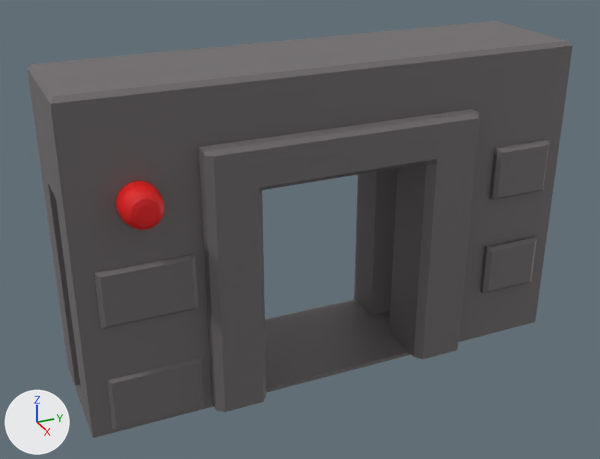
One commit to the FBX model Content/Assets/Geometry/Mesh/Gate_main_wall.fbx: the scene before it, then after it.
Both versions are drawn from a 50 mm lens placed at (5.59, -2.63, 3.91), pointed at (0.08, -0.16, 1.15). Arrows for +X, +Y and +Z are at lower left; the lights stay in place. Where no turn or scale is listed for an object, it has been applied to the vertices.

Before the edit, the objects in view are built like this:
```python
me_cube_009 = bpy.data.meshes.new('Cube.009')
me_cube_009.from_pydata(...)  # 702 vertices, 664 faces; spans x -0.5..0.7, y -2.0..2.0, z 0.0..2.54
# faces by material slot: [534, 130]
me_cube_009.materials.append(mat_walls)  # dark grey #6e6a6b
me_cube_009.materials.append(mat_alarmlight)  # red #e71616
ob_gate_wall = bpy.data.objects.new('Gate_wall', me_cube_009)
ob_gate_wall.location = (0.0, 0.0, 0.0)
```
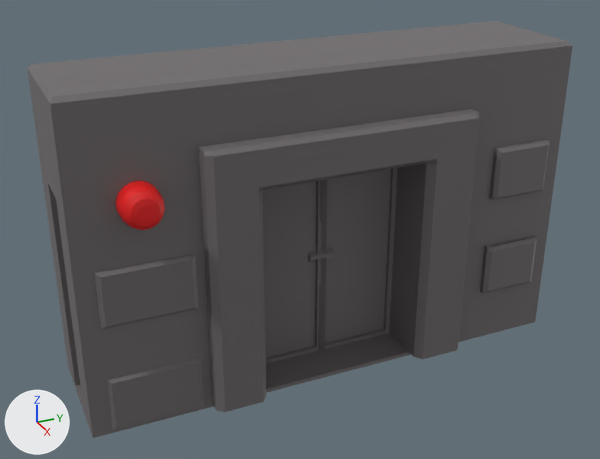
The newer file is also rescaled (x2.0) as a whole; pictures and numbers use the older file's frame.

Boxes [x1, y1, x2, y2] around the edits, measured in the pictures (600 x 459 px):
'Gate_door_R', added: after [318, 168, 398, 349]
'Gate_door_L', added: after [262, 181, 320, 364]
'Gate_box', added: after [308, 222, 334, 285]

Patch to the scene script:
```diff
--- a/Content/Assets/Geometry/Mesh/Gate_main_wall.fbx.py
+++ b/Content/Assets/Geometry/Mesh/Gate_main_wall.fbx.py
@@ me_cube_013 @@
+me_cube_013.from_pydata(...)  # 48 vertices, 46 faces; spans x -0.17..0.17, y -0.67..0.0, z 0.03..1.76
+me_cube_013.materials.append(mat_walls)  # dark grey #6e6a6b
@@ me_cube_014 @@
+me_cube_014.from_pydata(...)  # 48 vertices, 46 faces; spans x -0.17..0.17, y 0.0..0.67, z 0.03..1.76
+me_cube_014.materials.append(mat_walls)  # dark grey #6e6a6b
@@ me_cube_010 @@
+me_cube_010.from_pydata(...)  # 540 vertices, 446 faces; spans x -0.13..0.172, y -0.313..0.313, z 0.0..1.34
+# faces by material slot: [56, 390]
+me_cube_010.materials.append(mat_walls)  # dark grey #6e6a6b
+me_cube_010.materials.append(mat_alarmlight)  # red #e71616
@@ ob_gate_door_l @@
+ob_gate_door_l = bpy.data.objects.new('Gate_door_L', me_cube_013)
+ob_gate_door_l.location = (0.0, 0.0, 0.0)
@@ ob_gate_door_r @@
+ob_gate_door_r = bpy.data.objects.new('Gate_door_R', me_cube_014)
+ob_gate_door_r.location = (0.0, 0.0, 0.0)
@@ ob_gate_box @@
+ob_gate_box = bpy.data.objects.new('Gate_box', me_cube_010)
+ob_gate_box.location = (0.0, 0.0, 0.0)
```
